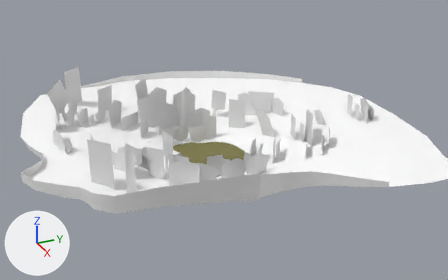
What one commit did to the Blender file game/assets/OutdoorsDistantLand.blend.
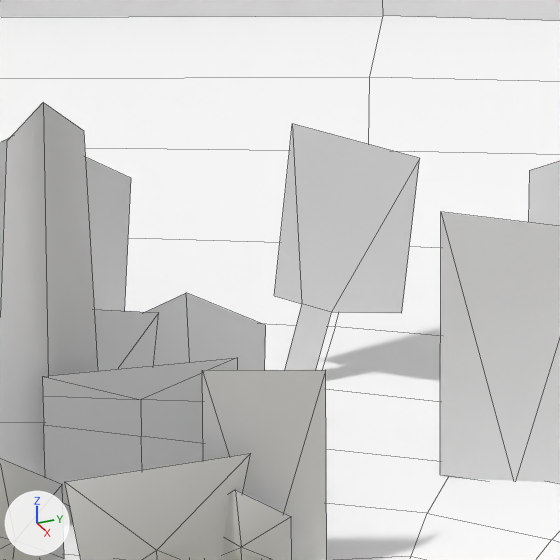
Old and new are each drawn from a camera (50 mm lens) standing at (11904.0, -5054.0, 6348.0) and looking at (-1340.0, 907.0, -274.0) and again close up on the part from 41% to 54% of the width and 27% to 49% of the height. Every picture has the same lights, and +X, +Y and +Z are marked at lower left. The close-ups show mesh edges as thin lines.

In view in the first close-up: 'DistantLand', 'DistantLand.001', 'Palm.002', 'Palm.011', 'PencilPine.002', 'ShrubLarge', 'ShrubSmallLP.018', 'ShrubSmallLP.021', 'ShrubSmallUD', 'SmallShrub', 'SmallShrub.003', 'Tree.007'.
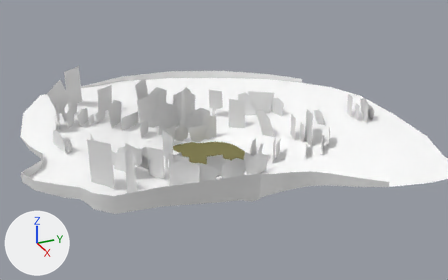
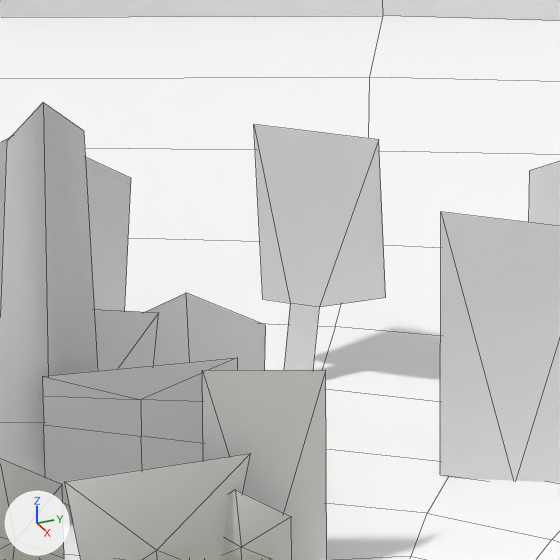
Boxes [x1, y1, x2, y2] around the edits, measured in the close-ups (560 x 560 px):
```json
{"object": "Tree.007", "change": "turned", "before": [274, 124, 420, 370], "after": [254, 124, 386, 370]}
```

Scene script edits in JSON lines:
```json
{"op": "set", "path": "ob_tree_007.rotation_euler", "old": "(0.0722, -0.0831, -2.48)", "new": "(0.0325, 0.0646, -2.504)", "note": "degrees (4.1, -4.8, -142) -> degrees (1.9, 3.7, -143)"}
```
